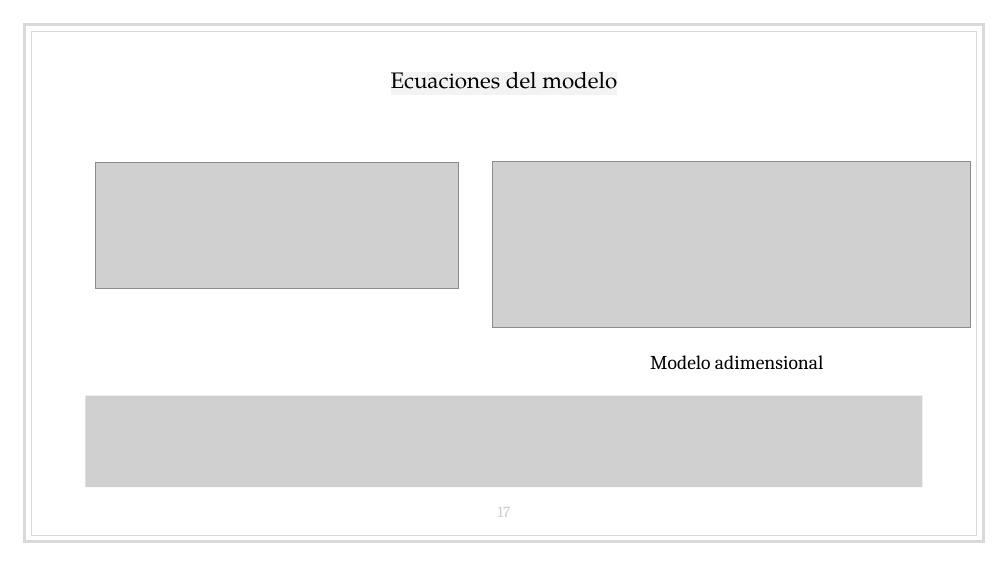
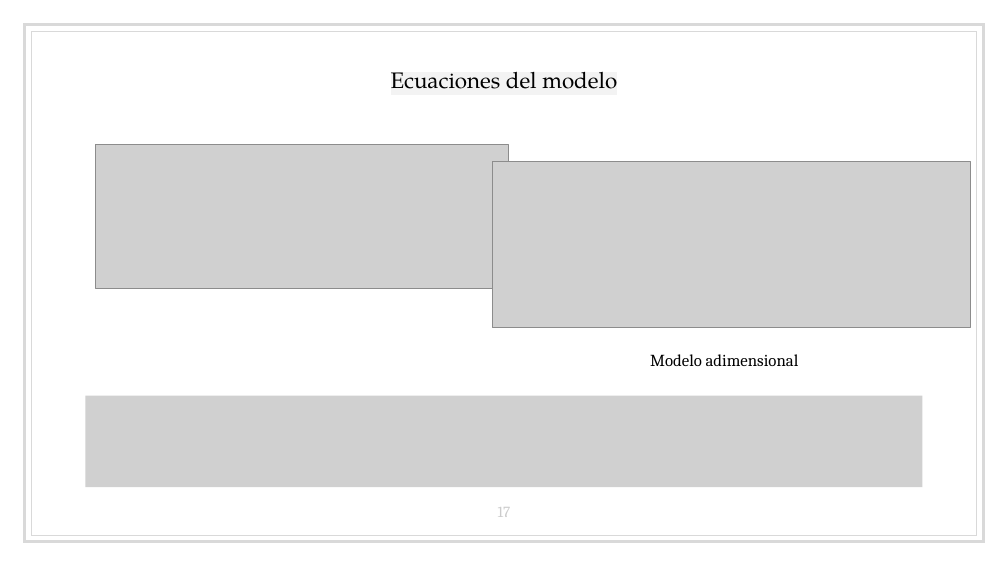
Before and after one commit to bserranoanton/TFG-mates, a slide deck: slide 17 of Defensa/transparenciasDefensa.pptx. Drawn at 1008x567 pixels with LibreOffice and Linux fonts; fonts in the diff are those of the drawing; grey boxes stand for pictures. Boxes give left, top, right and bottom in pixels: in the first picture for what was removed or moved away, otherwise in the second. Text is boxed around its words. In the diff, an @@ line names an element or a change of style, - is before the commit and + after.

```diff
--- a/Defensa/transparenciasDefensa.pptx
+++ b/Defensa/transparenciasDefensa.pptx
@@ picture: place and size @@
-picture at <box>96,162,459,288</box>
+picture at <box>96,145,508,289</box>
@@ text "Modelo adimensional" at <box>650,354,799,366</box>: size 14 to 12 pt @@
```
Also in this commit, not shown: 1 other slide changed.
